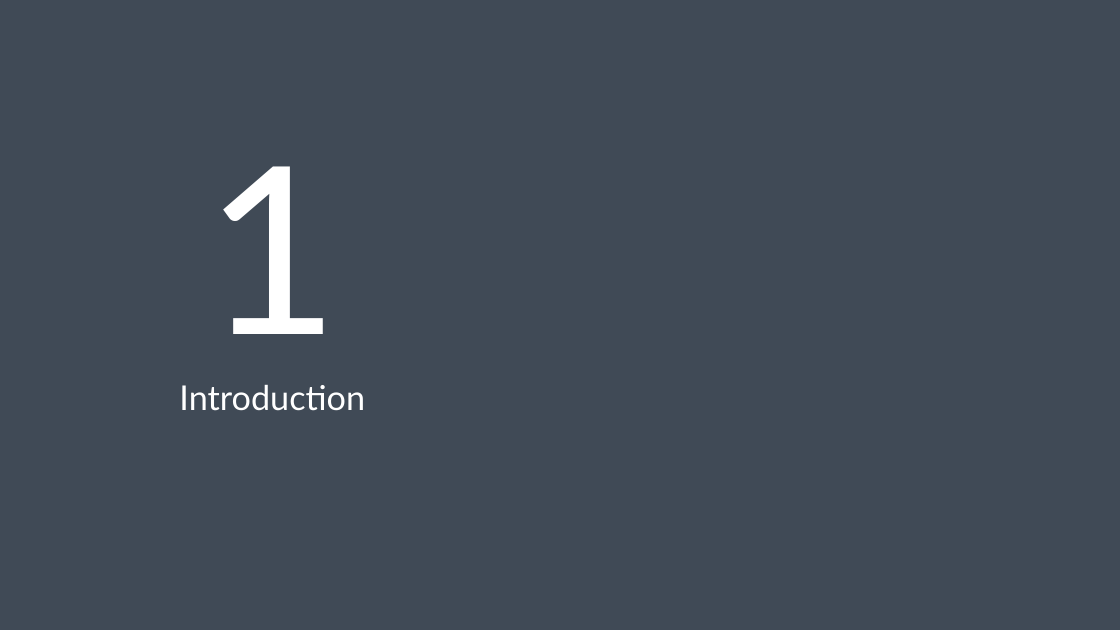
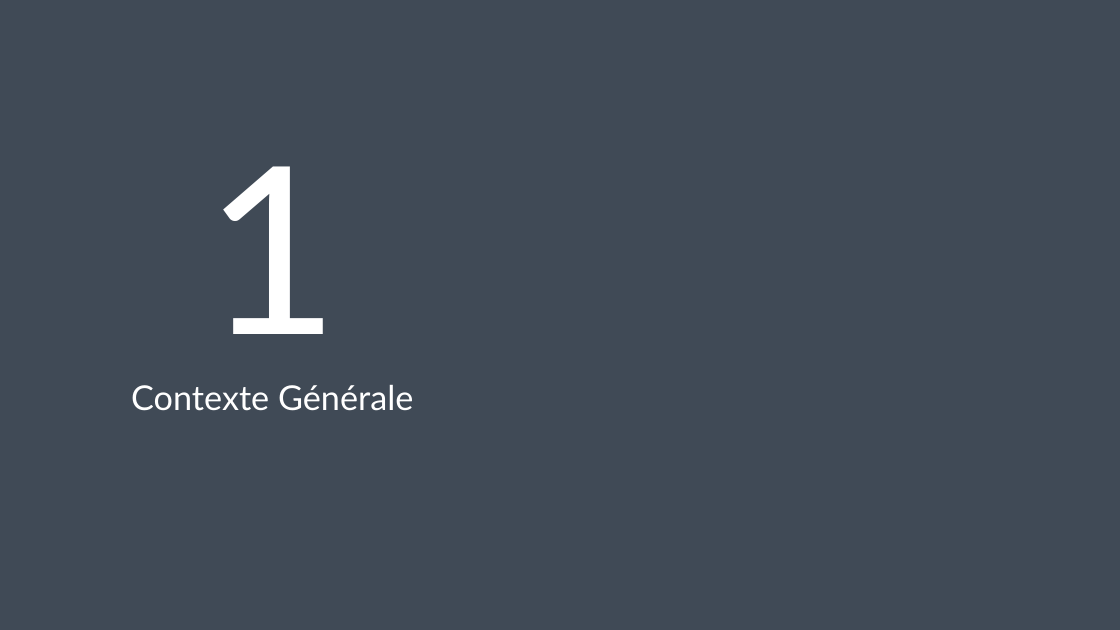
Before and after one commit to sdf34567/pfe, a slide deck: slide 3 of Présentation.pptx (slide 6 before the commit). Drawn at 1120x630 pixels with LibreOffice and Linux fonts; fonts in the diff are those of the drawing. Boxes give left, top, right and bottom in pixels: in the first picture for what was removed or moved away, otherwise in the second. Text is boxed around its words. In the diff, an @@ line names an element or a change of style, - is before the commit and + after.

```diff
--- a/Présentation.pptx
+++ b/Présentation.pptx
@@ text at (131, 385, 413, 411): text changed @@
-Introduction
+Contexte Générale
```
Also in this commit, not shown: 1 other slide changed, 2 slides added, 1 slide removed, 6 other files.
